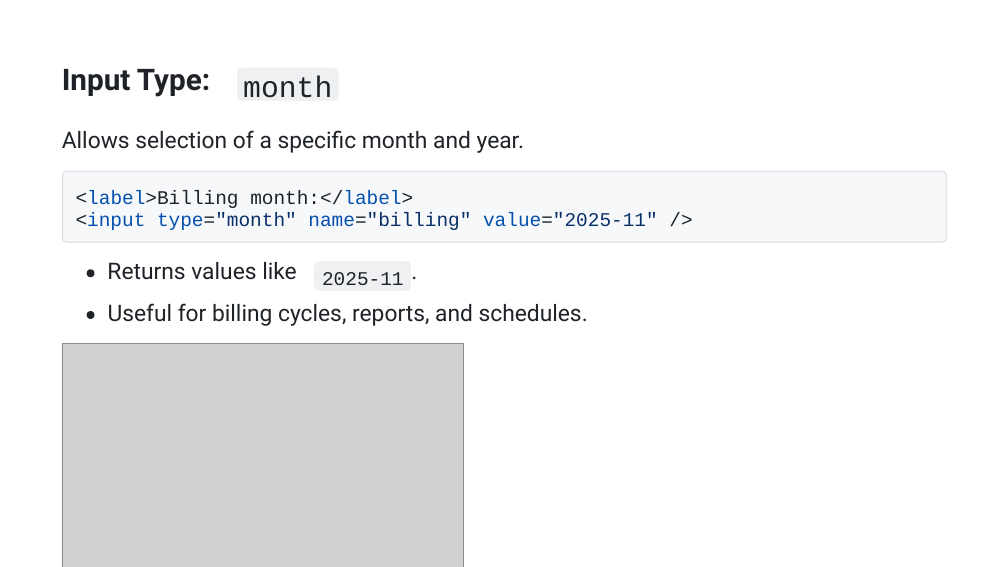
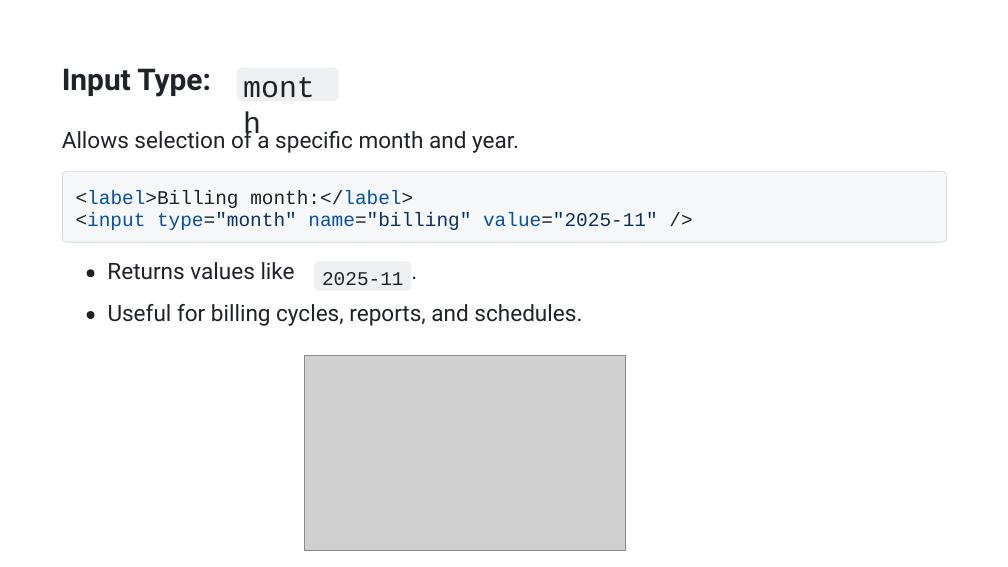
Before and after one commit to AhmedOsman101/Obsidian, a slide deck: slide 30 of src/College/yearTwo/firstTerm/WebDevelopment/tasks/presentation.pptx (slide 32 before the commit). Drawn at 1008x567 pixels with LibreOffice and Linux fonts; fonts in the diff are those of the drawing; grey boxes stand for pictures. Boxes give left, top, right and bottom in pixels: in the first picture for what was removed or moved away, otherwise in the second. Text is boxed around its words. In the diff, an @@ line names an element or a change of style, - is before the commit and + after.

```diff
--- a/src/College/yearTwo/firstTerm/WebDevelopment/tasks/presentation.pptx
+++ b/src/College/yearTwo/firstTerm/WebDevelopment/tasks/presentation.pptx
@@ text "month" at (250, 190, 413, 205): size 28.3 to 28.5 pt @@
@@ size 21.7 to 21.5 pt in 3 elements at (62, 128, 519, 153), (107, 262, 295, 280), (108, 304, 582, 326) @@
@@ picture: place and size @@
-picture at (62, 343, 463, 567)
+picture at (305, 355, 625, 551)
```
Also in this commit, not shown: 40 other slides changed, 1 slide added, 3 slides removed, 1 other file.
